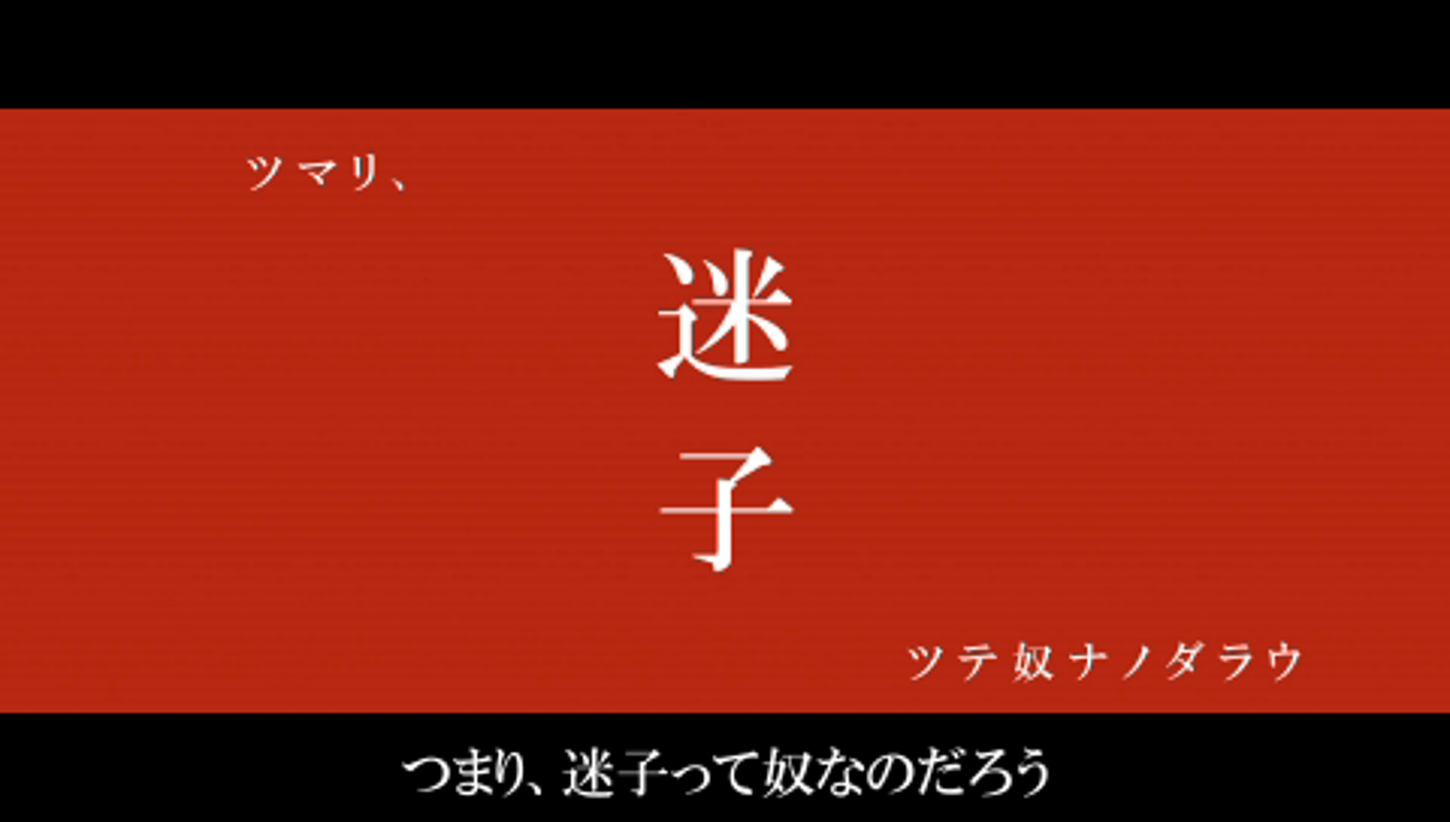
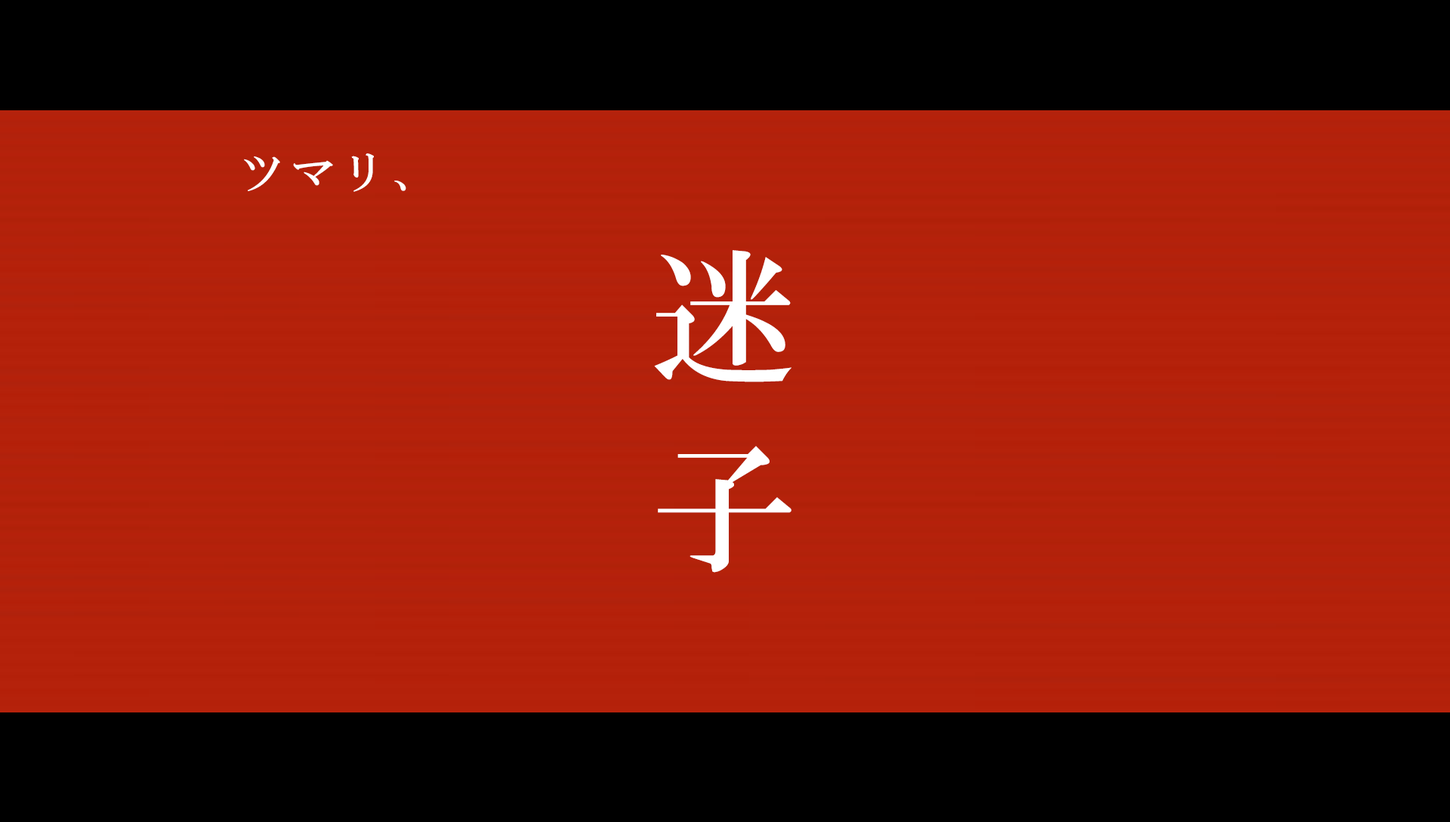
Comparing the layer stacks of the two (1450, 822) images. Changes:
added layer "迷 子" above "ツマリ、" over <box>653,249,792,573</box>
added layer "ツマリ、" above "Layer 2" over <box>243,153,407,192</box>
showed "Layer 2" over <box>0,107,1450,799</box>
